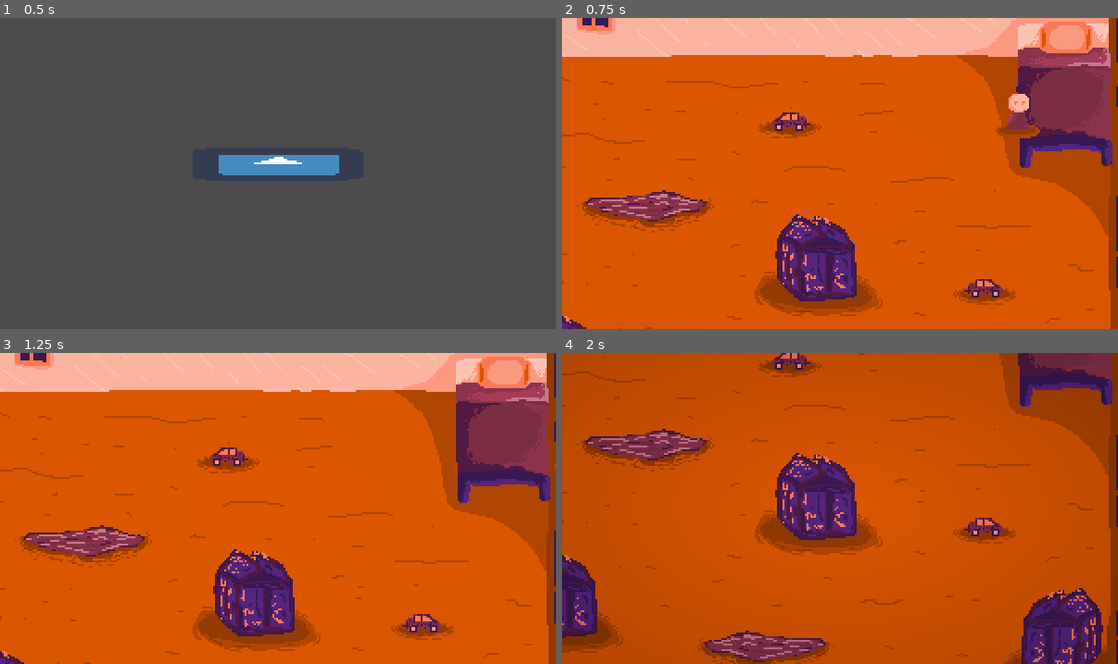
Above: before the commit, frames 1-4 (two rows, left to right).
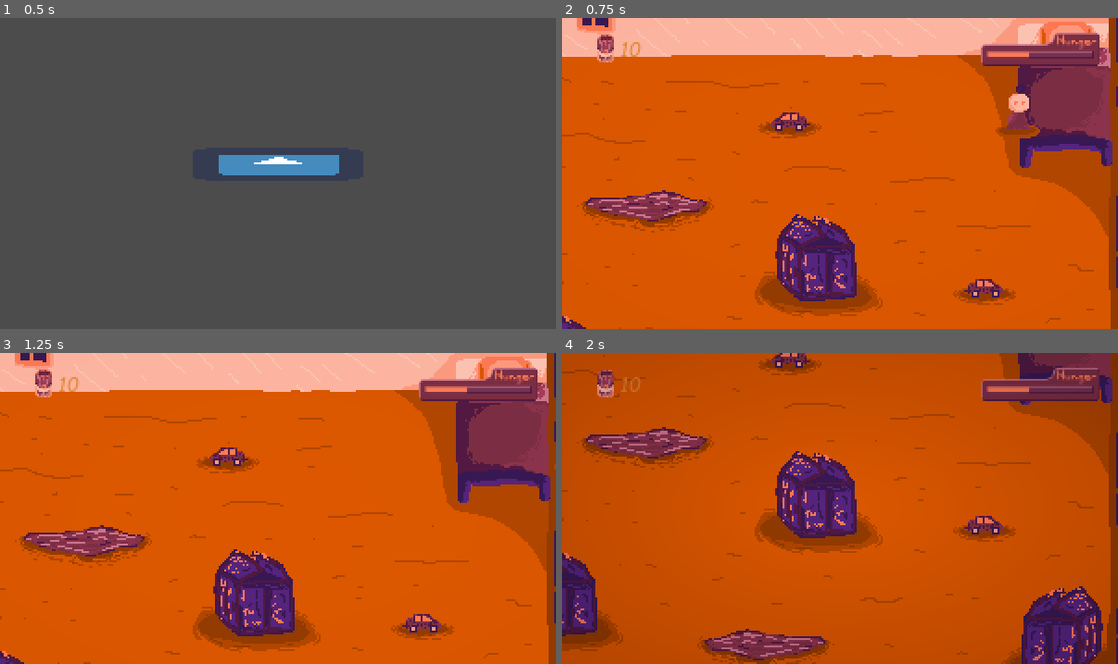
Above: after the commit, the same moments.

Repository: EdBarrancos/Operation_Ai_pain
Game: Godot game, scene res://Scenes/World.tscn
The game is run twice, just before and just after one commit, with the same random seed, the same clock (stepped at 60 frames per second) and the same inputs. The engine's default icon, where the game draws it, is replaced by a stand-in: a white triangle on a blue panel in a dark square.
Inputs:
- Up to frame 1 (0.5 s): no input
- Up to frame 2 (0.75 s): tap Enter (ui_accept) at 0.5 s; hold D (RIGHT) from 0.53 s (still down); tap F (FEED) at 0.6 s
- Up to frame 3 (1.25 s): keep holding D (RIGHT); tap Enter (ui_accept) at 0.77 s
- Up to frame 4 (2 s): release D (RIGHT) at 1.28 s; hold S (DOWN) from 1.28 s (still down); tap T (TEST) at 1.35 s; tap Enter (ui_accept) at 1.52 s

Frame 1 is identical in both runs. In frame 2, 1.9% of the frame differs, in the area x 6-97%, y 4-16%; in frame 3, 1.9%; in frame 4, 10%, in the area x 0-100%, y 0-100%.

Commit message:
Create HUD

Diff:
--- /dev/null
+++ b/OperationAi/Scenes/GUI.tscn
@@ -0,0 +1,63 @@
+[gd_scene load_steps=6 format=2]
+
+[ext_resource path="res://comici.ttf" type="DynamicFontData" id=1]
+[ext_resource path="res://Soup Counter Icon.png" type="Texture" id=2]
+
+[sub_resource type="DynamicFont" id=1]
+size = 10
+font_data = ExtResource( 1 )
+
+[sub_resource type="DynamicFont" id=2]
+size = 200
+outline_color = Color( 0.894118, 0.533333, 0.211765, 1 )
+
+[sub_resource type="Theme" id=3]
+default_font = SubResource( 2 )
+Label/colors/font_color = Color( 0.894118, 0.533333, 0.211765, 1 )
+Label/colors/font_color_shadow = Color( 0.517647, 0.0235294, 0.0235294, 0 )
+Label/colors/font_outline_modulate = Color( 0, 0, 0, 1 )
+Label/constants/line_spacing = 3
+Label/constants/shadow_as_outline = 0
+Label/constants/shadow_offset_x = 1
+Label/constants/shadow_offset_y = 1
+Label/fonts/font = SubResource( 1 )
+Label/styles/normal = null
+
+[node name="Soups_counter" type="MarginContainer"]
+anchor_top = 1.0
+anchor_right = 1.0
+anchor_bottom = 1.0
+margin_left = -3.0
+margin_top = -25.0
+margin_right = -223.0
+margin_bottom = -1.0
+__meta__ = {
+"_edit_use_anchors_": false
+}
+
+[node name="Counter" type="NinePatchRect" parent="."]
+margin_right = 80.0
+margin_bottom = 24.0
+region_rect = Rect2( 677, 35, 1, 1 )
+patch_margin_left = 8
+patch_margin_top = 8
+patch_margin_right = 8
+patch_margin_bottom = 8
+
+[node name="Soup_text" type="Sprite" parent="Counter"]
+position = Vector2( 33.7728, 4.64537 )
+scale = Vector2( 0.8, 0.8 )
+texture = ExtResource( 2 )
+
+[node name="Label" type="Label" parent="Counter"]
+margin_left = 28.1239
+margin_top = -10.8325
+margin_right = 65.1239
+margin_bottom = 21.1675
+theme = SubResource( 3 )
+text = "10"
+align = 1
+valign = 1
+__meta__ = {
+"_edit_use_anchors_": false
+}
--- /dev/null
+++ b/OperationAi/Scenes/HungerBar.tscn
@@ -0,0 +1,20 @@
+[gd_scene load_steps=3 format=2]
+
+[ext_resource path="res://100_modified.png" type="Texture" id=1]
+[ext_resource path="res://Hunger bar.png" type="Texture" id=2]
+
+[node name="HungerBar" type="HBoxContainer"]
+margin_left = 208.0
+margin_top = 9.0
+margin_right = 300.0
+margin_bottom = 34.0
+__meta__ = {
+"_edit_use_anchors_": false
+}
+
+[node name="TextureProgress" type="TextureProgress" parent="."]
+margin_right = 92.0
+margin_bottom = 25.0
+value = 40.0
+texture_under = ExtResource( 2 )
+texture_progress = ExtResource( 1 )
--- a/OperationAi/Scenes/Room.tscn
+++ b/OperationAi/Scenes/Room.tscn
@@ -7,6 +7,8 @@
 [ext_resource path="res://Scripts/Room.gd" type="Script" id=5]
 [ext_resource path="res://Scripts/VignetteShader.gd" type="Script" id=6]
 [ext_resource path="res://Scripts/AudioServer.gd" type="Script" id=7]
+[ext_resource path="res://Scenes/GUI.tscn" type="PackedScene" id=8]
+[ext_resource path="res://Scenes/HungerBar.tscn" type="PackedScene" id=9]
 
 [sub_resource type="Shader" id=1]
 code = "shader_type canvas_item;
@@ -40,13 +42,28 @@
 script = ExtResource( 5 )
 
 [node name="Quarto_Base" type="Sprite" parent="."]
-position = Vector2( -1.3869, 168.697 )
+position = Vector2( -1.0607, 168.045 )
 texture = ExtResource( 2 )
 
 [node name="Player" parent="." instance=ExtResource( 1 )]
 position = Vector2( -1.69079, 168.017 )
 
 [node name="CanvasLayer" type="CanvasLayer" parent="."]
+
+[node name="HungerBar" parent="CanvasLayer" instance=ExtResource( 9 )]
+margin_left = 226.31
+margin_top = 7.63224
+margin_right = 318.31
+margin_bottom = 32.6322
+rect_scale = Vector2( 0.7, 0.7 )
+
+[node name="Soups_counter" parent="CanvasLayer" instance=ExtResource( 8 )]
+anchor_top = 0.998058
+anchor_bottom = 0.998058
+margin_left = -10.0
+margin_top = -155.674
+margin_right = -237.0
+margin_bottom = -133.674
 
 [node name="VignetteShader" type="Sprite" parent="CanvasLayer"]
 modulate = Color( 0.223529, 0.0980392, 0.329412, 1 )
--- /dev/null
+++ b/OperationAi/Scripts/Label.gd
@@ -0,0 +1,17 @@
+extends Label
+
+
+# Declare member variables here. Examples:
+# var a = 2
+# var b = "text"
+
+
+# Called when the node enters the scene tree for the first time.
+func _ready():
+	get_font("font").font_data.antialiased = false
+	get_font("font").use_filter = true
+	get_font("font").use_filter = false
+
+# Called every frame. 'delta' is the elapsed time since the previous frame.
+#func _process(delta):
+#	pass
Binary file added: OperationAi/100_modified.png
Not shown, added: OperationAi/100_modified.png.import
Binary file added: OperationAi/Hunger bar.png
Not shown, added: OperationAi/Hunger bar.png.import
Not shown: 1 places in OperationAi/Scenes/Room.tscn that only renumber resources
Binary file added: OperationAi/Soup Counter Icon.png
Not shown, added: OperationAi/Soup Counter Icon.png.import
Binary file added: OperationAi/comici.ttf
Not shown, added: .DS_Store
Not shown, added: OperationAi/.DS_Store
Not shown, added: OperationAi/Scenes/.DS_Store
Not shown, added: OperationAi/Scripts/.DS_Store
